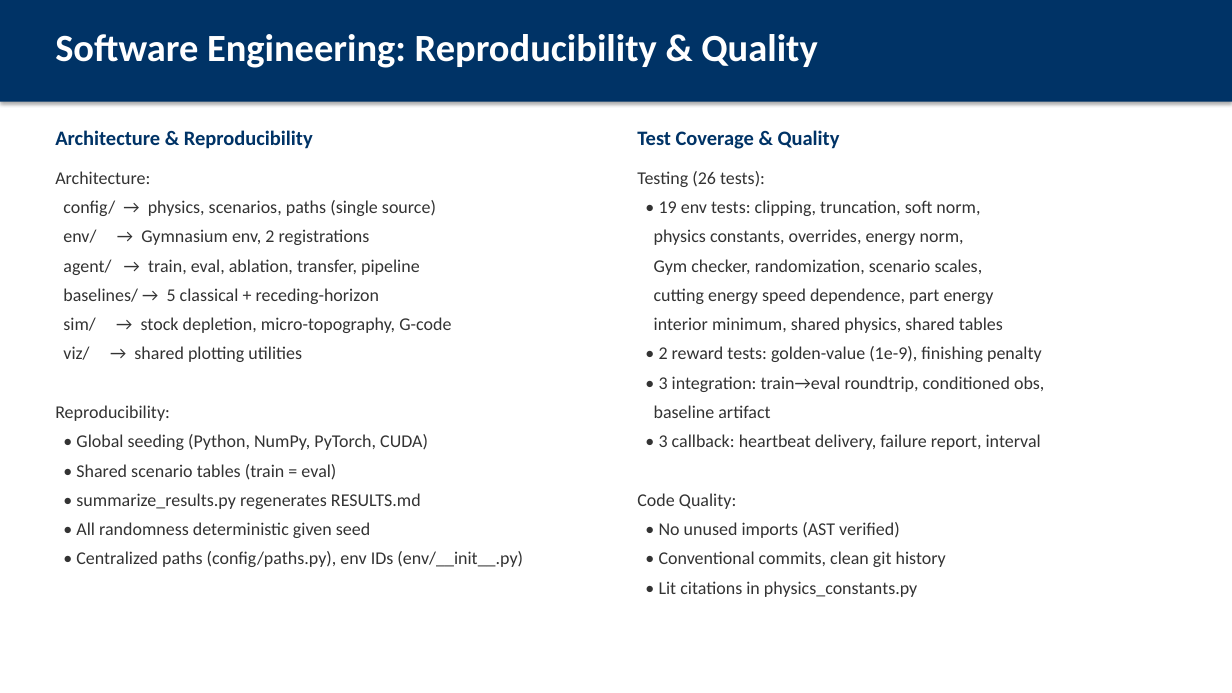
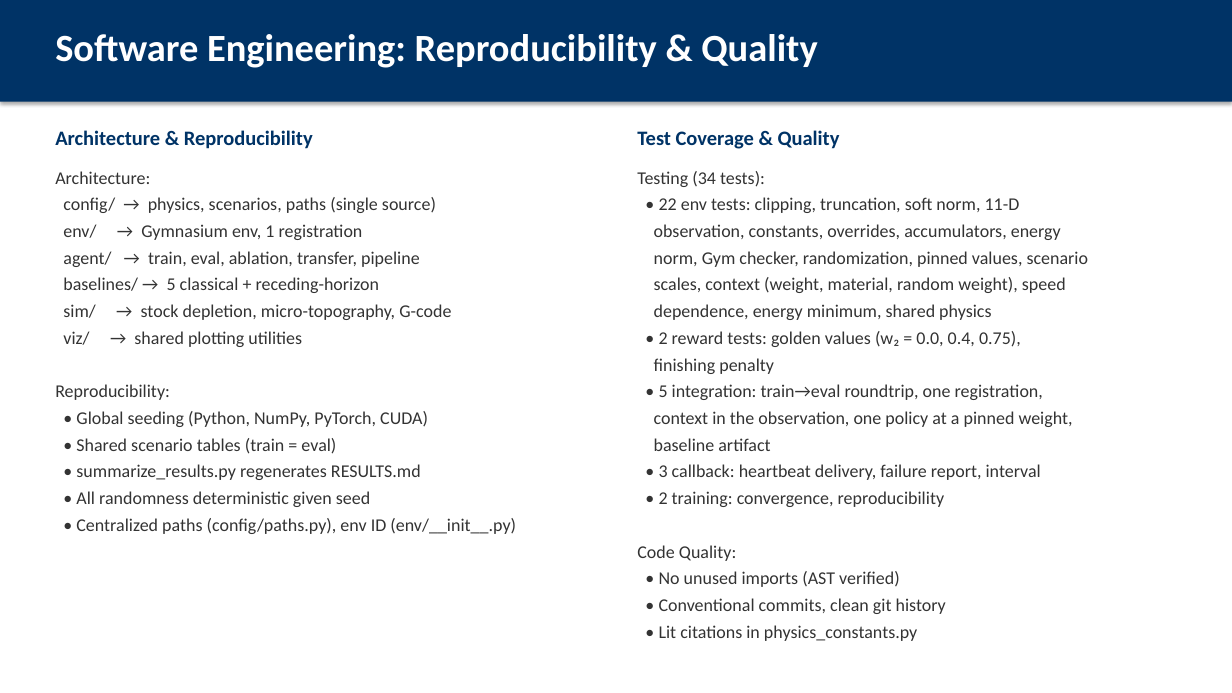
Before and after one commit to AbhinandIITM/AI-in-Mfg, a slide deck: slide 14 of report/presentation.pptx (slide 13 before the commit). Drawn at 1232x693 pixels with LibreOffice and Linux fonts; fonts in the diff are those of the drawing. Boxes give left, top, right and bottom in pixels: in the first picture for what was removed or moved away, otherwise in the second. Text is boxed around its words. In the diff, an @@ line names an element or a change of style, - is before the commit and + after.

Commit message:
docs: bring the documentation in line with the consolidated project
Every number in the README, the consolidated PROJECT.md, the audit report, the
LaTeX report and the slide deck now comes from the artifacts that were
regenerated after the consolidation onto the single environment.

- One registration, an 11-dimensional observation, one training script and
  one evaluation script are described everywhere.
- The Monte Carlo sweep, the ablation, the runtime weight sweep, the
  baselines and the transfer experiment carry the new measurements.
- The frontier is symmetric now: across the non-dominated weights the
  removal rate falls 8.4% and the energy of the part falls 9.5%, with the
  spindle speed falling with the energy weight.
- The transfer experiment has four arms, and the reading changed with the
  observation: a policy trained across a distribution of materials reaches
  the harder alloy with no adaptation at all, while the nominal-trained
  source policy needs fine tuning or training from scratch. The earlier
  claim that fine tuning does not adapt was measured with an observation
  that could not see the material, and it is corrected rather than
  quietly dropped.
- The audit report's dispositions are updated where the consolidation
  invalidated the measurement behind them, and the observation statistics
  were re-measured on the 11-dimensional policy.

```diff
--- a/report/presentation.pptx
+++ b/report/presentation.pptx
@@ text at bbox=[55, 171, 451, 507]: less space between paragraphs @@
@@ text at bbox=[637, 171, 1089, 427]: text changed @@
-Testing (26 tests):
-• 19 env tests: clipping, truncation, soft norm,
-physics constants, overrides, energy norm,
-Gym checker, randomization, scenario scales,
-cutting energy speed dependence, part energy
-interior minimum, shared physics, shared tables
-• 2 reward tests: golden-value (1e-9), finishing penalty
-• 3 integration: train→eval roundtrip, conditioned obs,
+Testing (34 tests):
+• 22 env tests: clipping, truncation, soft norm, 11-D
+observation, constants, overrides, accumulators, energy
+norm, Gym checker, randomization, pinned values, scenario
+scales, context (weight, material, random weight), speed
+dependence, energy minimum, shared physics
+• 2 reward tests: golden values (w₂ = 0.0, 0.4, 0.75),
+finishing penalty
+• 5 integration: train→eval roundtrip, one registration,
+context in the observation, one policy at a pinned weight,
@@ text at bbox=[63, 224, 363, 240]: text changed @@
-env/ → Gymnasium env, 2 registrations
+env/ → Gymnasium env, 1 registration
@@ text at bbox=[637, 438, 1041, 641]: less space between paragraphs @@
@@ text at bbox=[659, 491, 944, 507]: paragraph added @@
+• 2 training: convergence, reproducibility
@@ text at bbox=[76, 518, 516, 534]: text changed @@
-• Centralized paths (config/paths.py), env IDs (env/__init__.py)
+• Centralized paths (config/paths.py), env ID (env/__init__.py)
```
Also in this commit, not shown: 9 other slides changed, 4 slides added, 3 slides removed, 50 other files.
